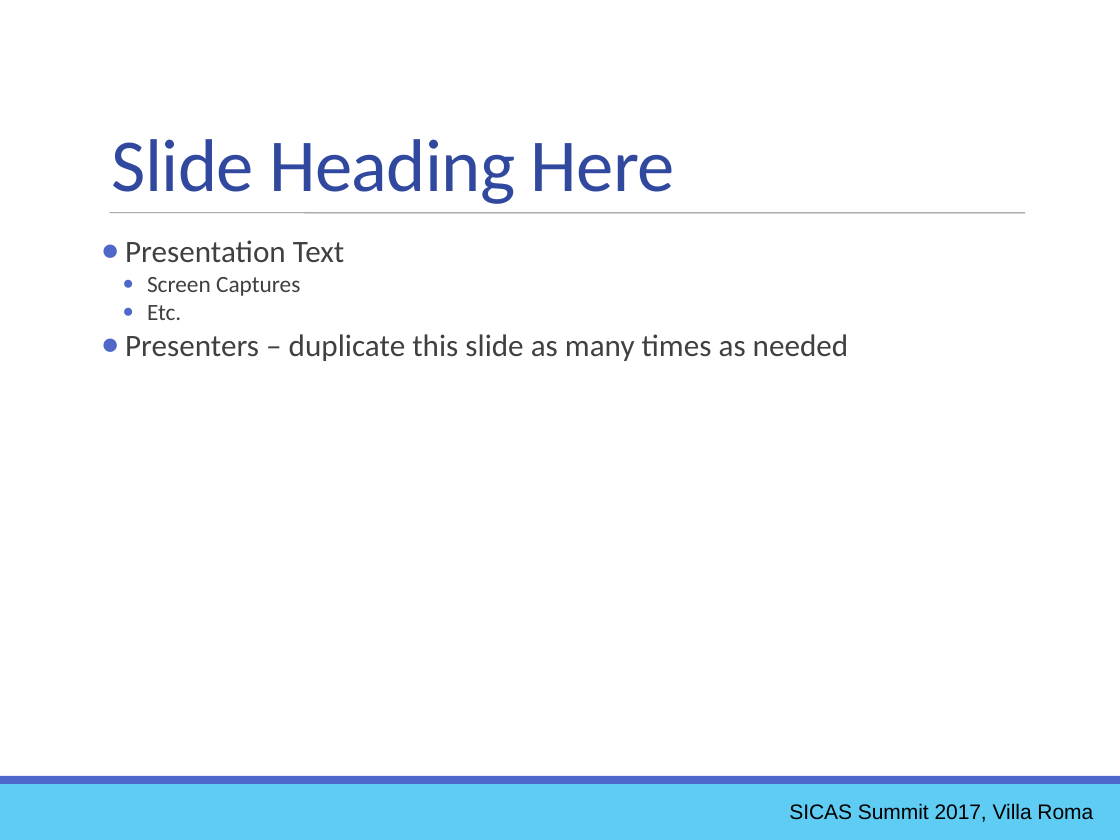
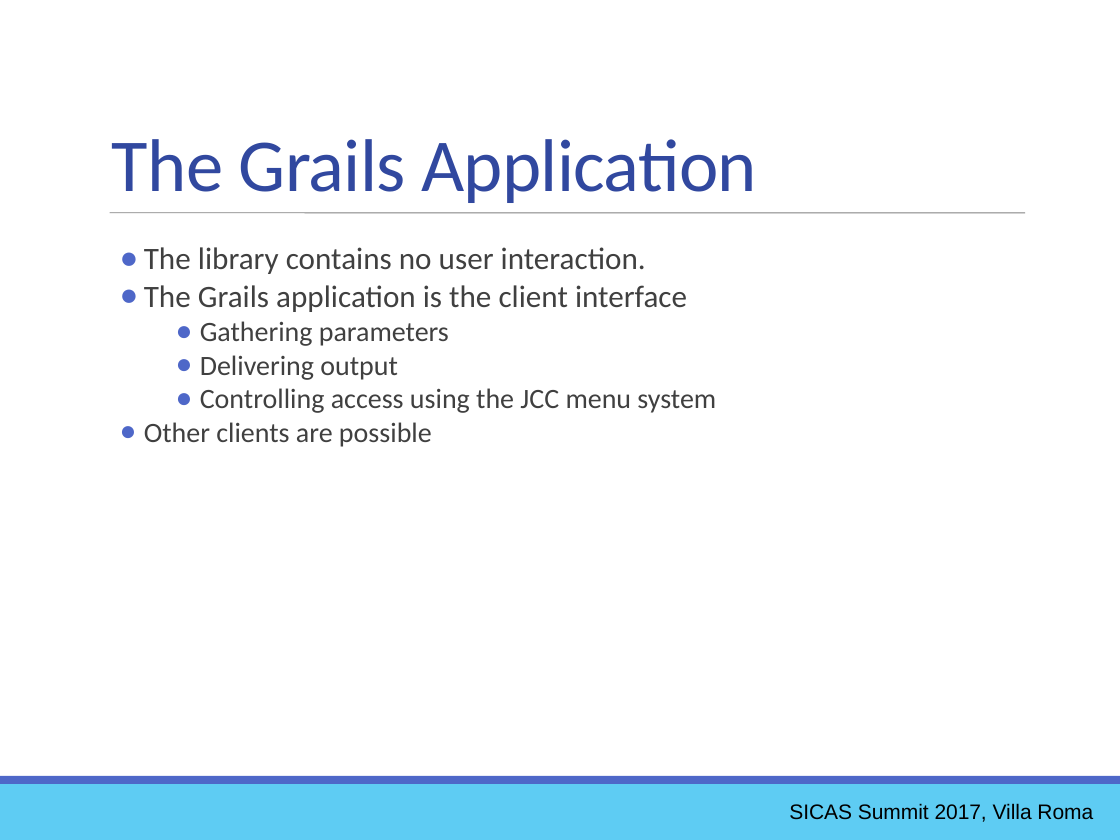
Before and after one commit to ewcole/simple_report, a slide deck: slide 40 of docs/SICAS_2017/Cole_Drop-In Reporting with Groovy.pptx. Drawn at 1120x840 pixels with LibreOffice and Linux fonts; fonts in the diff are those of the drawing. Boxes give left, top, right and bottom in pixels: in the first picture for what was removed or moved away, otherwise in the second. Text is boxed around its words. In the diff, an @@ line names an element or a change of style, - is before the commit and + after.

```diff
--- a/docs/SICAS_2017/Cole_Drop-In Reporting with Groovy.pptx
+++ b/docs/SICAS_2017/Cole_Drop-In Reporting with Groovy.pptx
@@ text at bbox=[112, 139, 757, 203]: text changed @@
-Slide Heading Here
+The Grails Application
@@ text at bbox=[144, 247, 716, 447]: text changed; size 20 to 18 pt @@
-● Presentation Text
-      ● Screen Captures
-      ● Etc.
-● Presenters – duplicate this slide as many times as needed
+● The library contains no user interaction.
+● The Grails application is the client interface
+  ● Gathering parameters
+  ● Delivering output
+  ● Controlling access using the JCC menu system
+● Other clients are possible
```
Also in this commit, not shown: 3 other slides changed, 2 slides added, 2 slides removed, 2 other files.
